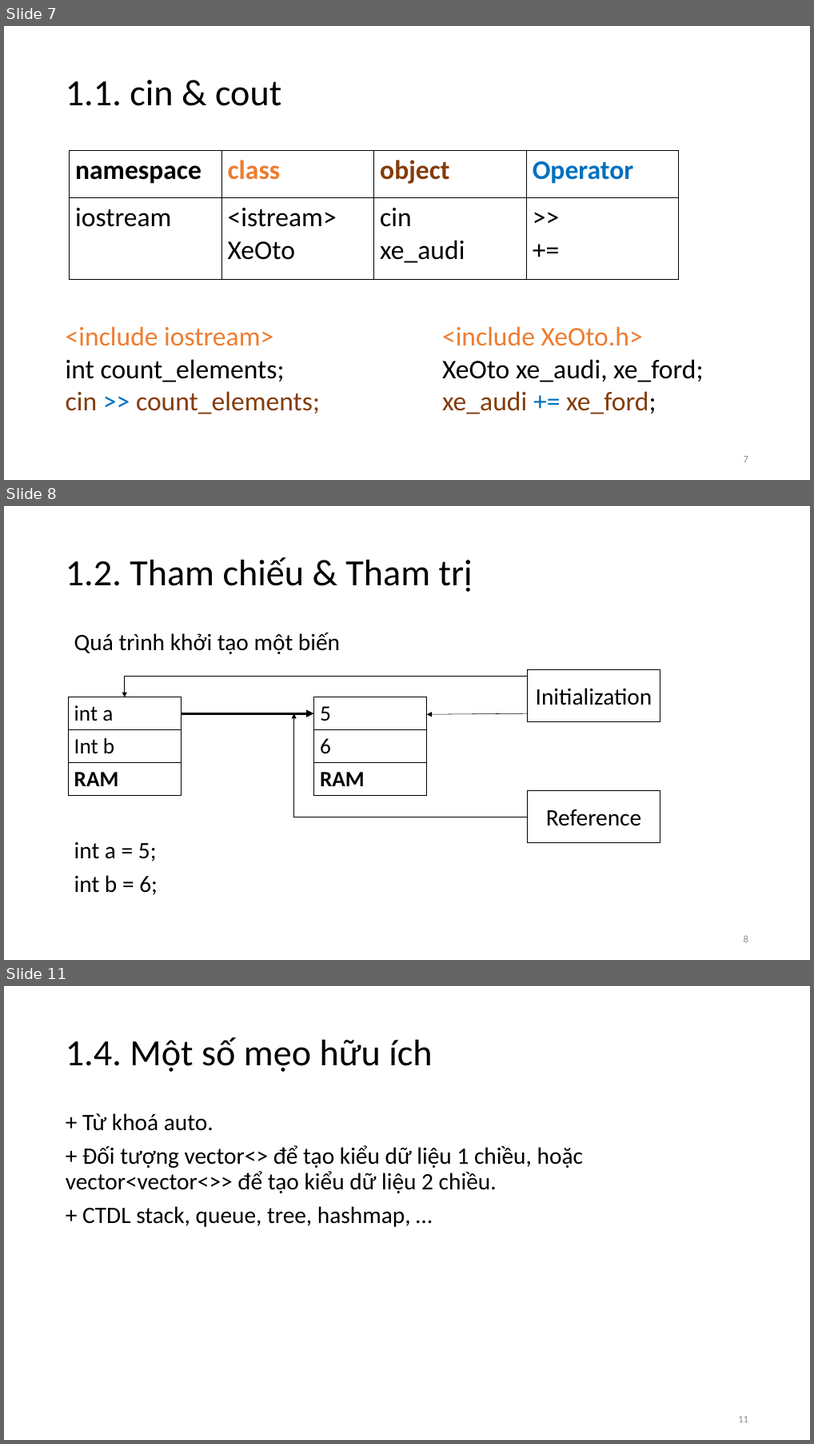
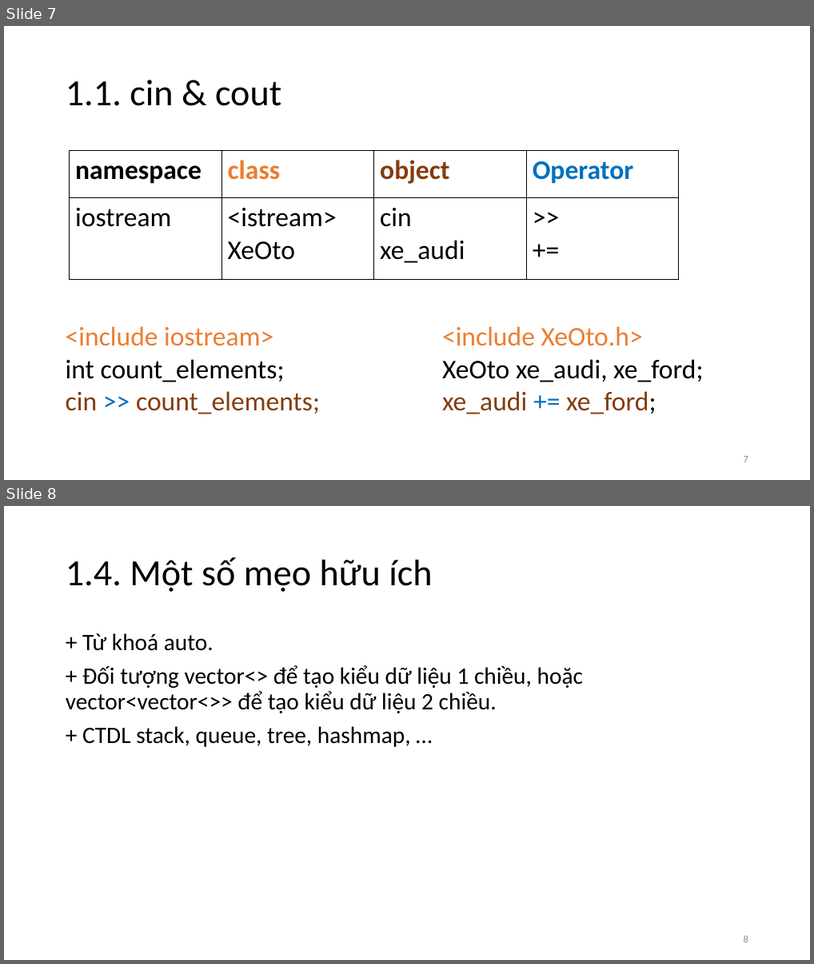
Before and after one commit to vutuanhai237/CourseMaterialsUIT, a slide deck: IT002-OOP/Slide thực hành/Lab 1. BasicCplusplus.pptx. Shown one above the other, each under a label of ours: slides 7, 8 and 11 before the commit, slides 7 and 8 after it; the slides between them are not shown. The pictures are 814x1444 and 814x964 pixels, drawn with LibreOffice and Linux fonts; fonts in the diff are those of the drawing. Boxes give left, top, right and bottom in pixels: in the first picture for what was removed or moved away, otherwise in the second. Text is boxed around its words. In the diff, an @@ line names an element or a change of style, - is before the commit and + after.

```diff
--- a/IT002-OOP/Slide thực hành/Lab 1. BasicCplusplus.pptx
+++ b/IT002-OOP/Slide thực hành/Lab 1. BasicCplusplus.pptx
@@ slide 8 removed at bbox=[4, 506, 810, 960], background #FFFFFF @@
@@ title removed at bbox=[66, 557, 473, 592] @@
-1.2. Tham chiếu & Tham trị
@@ text removed at bbox=[74, 632, 340, 654] @@
-Quá trình khởi tạo một biến
@@ rectangle removed at bbox=[528, 669, 661, 722] @@
-Initialization
@@ table removed at bbox=[68, 697, 182, 794], 3 rows, 1 columns @@
-int a
-Int b
-RAM
@@ elbow arrow removed from (528, 676) to (124, 697) @@
@@ table removed at bbox=[314, 697, 427, 794], 3 rows, 1 columns @@
-5
-6
-RAM
@@ arrow removed from (182, 713) to (314, 713) @@
@@ elbow arrow removed from (528, 816) to (294, 713) @@
@@ arrow removed from (528, 713) to (427, 714) @@
@@ rectangle removed at bbox=[528, 790, 661, 843] @@
-Reference
@@ text removed at bbox=[74, 842, 158, 895] @@
-int a = 5;
-int b = 6;
@@ page number removed at bbox=[744, 935, 749, 942] @@
-8
@@ what was slide 11 is now slide 8 @@
@@ page number at bbox=[744, 935, 749, 942]: text changed @@
-11
+8
```
Also in this commit, not shown: 2 other slides removed, 1 other file.
